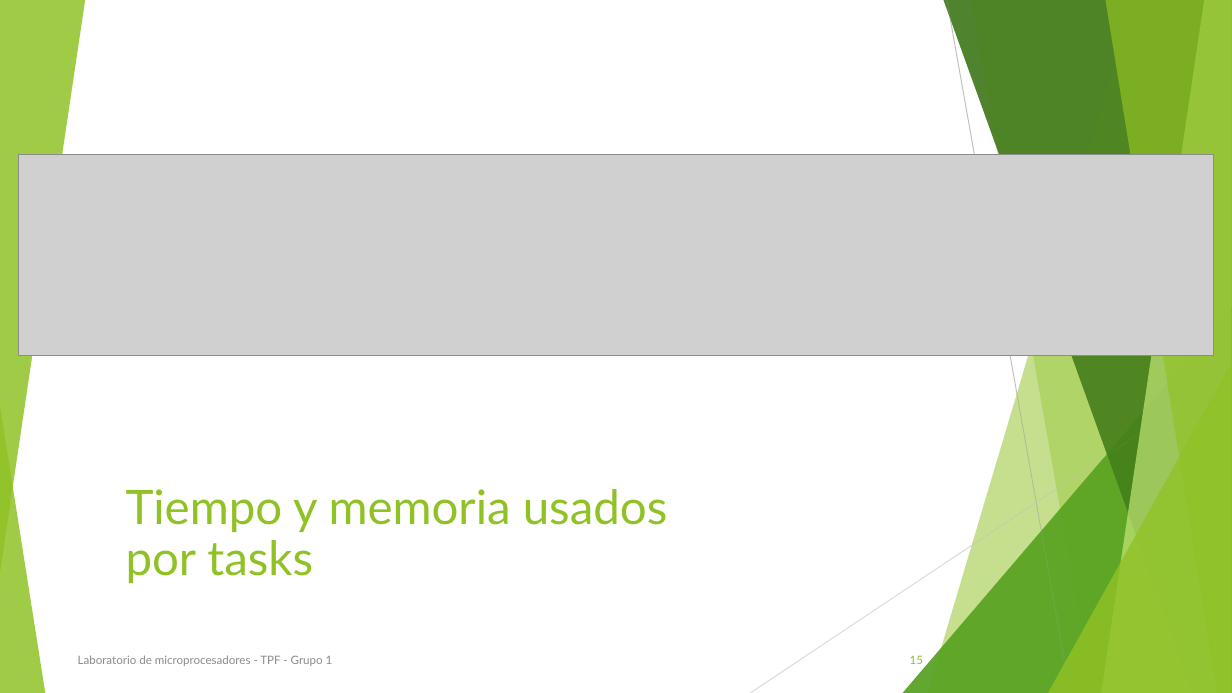
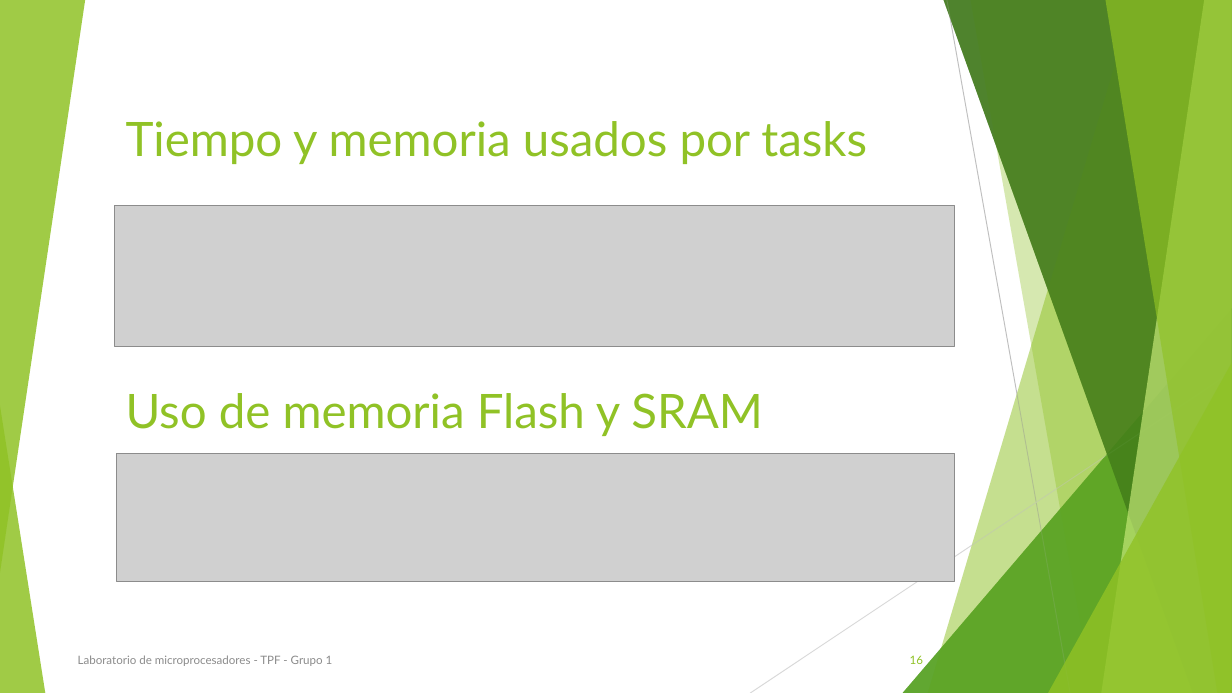
Before and after one commit to micros-g1/Utiles, a slide deck: slide 16 of TP Final/Presentacion/22.99 - TPF - G1.pptx (slide 15 before the commit). Drawn at 1232x693 pixels with LibreOffice and Linux fonts; fonts in the diff are those of the drawing; grey boxes stand for pictures. Boxes give left, top, right and bottom in pixels: in the first picture for what was removed or moved away, otherwise in the second. Text is boxed around its words. In the diff, an @@ line names an element or a change of style, - is before the commit and + after.

Commit message:
Presentacion actualizada
Agregamos parte de flash y memoria

```diff
--- a/TP Final/Presentacion/22.99 - TPF - G1.pptx
+++ b/TP Final/Presentacion/22.99 - TPF - G1.pptx
@@ title "Tiempo y memoria usados por ..." rewrapped from box(126, 489, 668, 583) to box(126, 121, 867, 164) @@
@@ picture: place and size @@
-picture at box(18, 155, 1214, 356)
+picture at box(115, 205, 955, 346)
@@ text added at box(126, 393, 763, 436), 37 pt, text #90C226 @@
+Uso de memoria Flash y SRAM
@@ picture added at box(116, 454, 956, 581) @@
@@ page number at box(910, 655, 923, 664): text changed @@
-15
+16
```
Also in this commit, not shown: 1 slide added, 1 other file.
